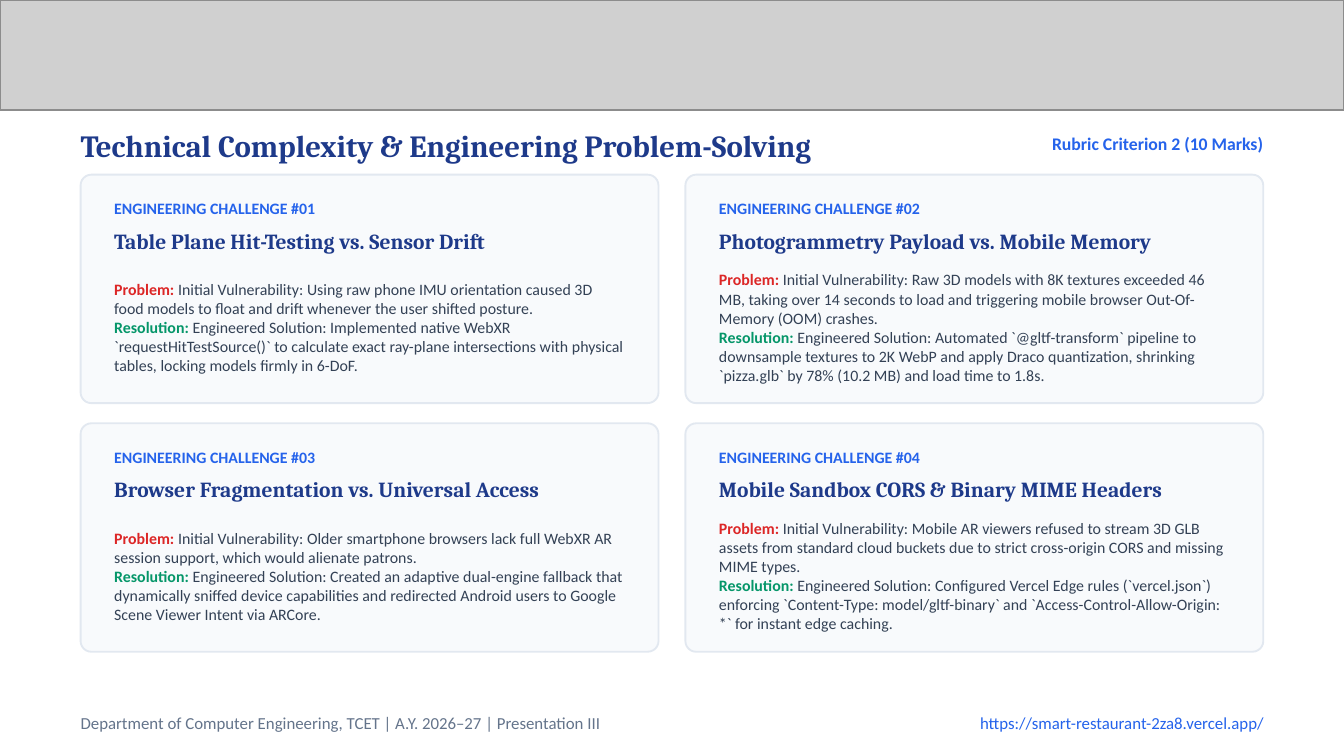
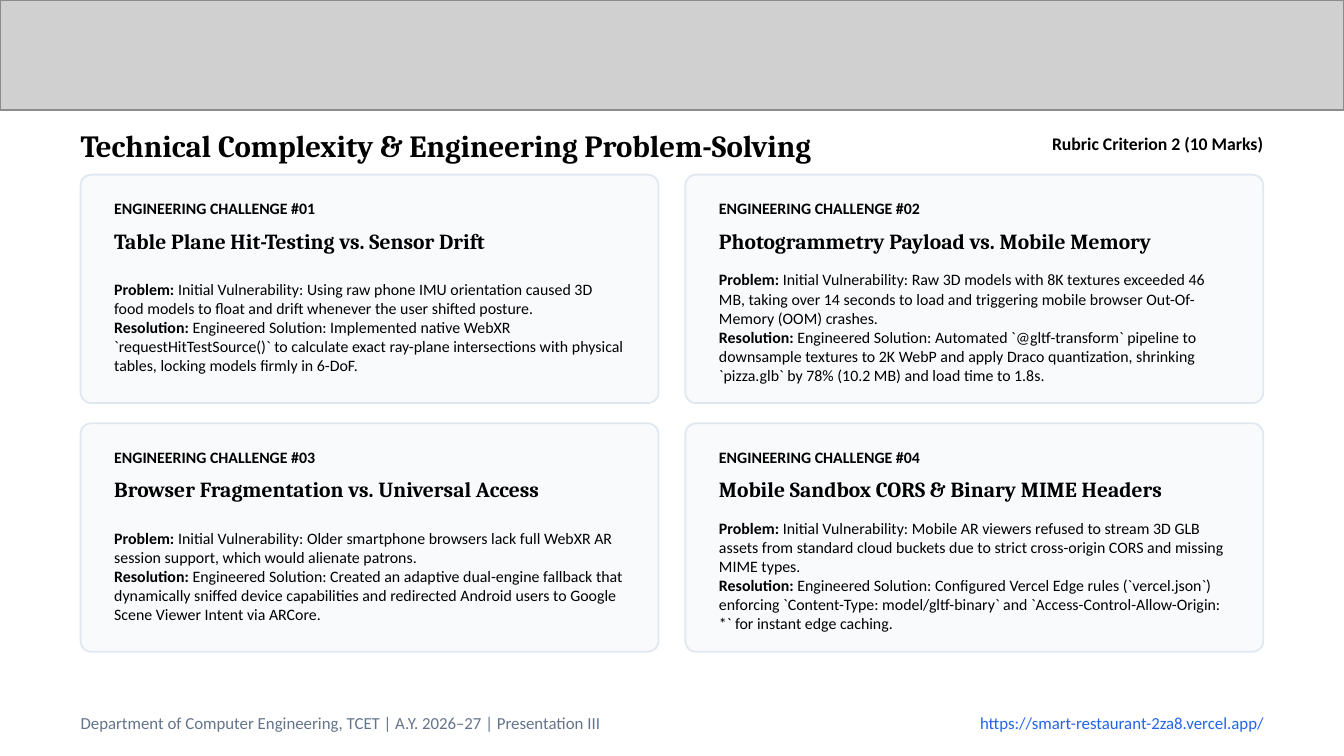
Before and after one commit to MANAV0060/Smart-Restaurant, a slide deck: slide 7 of Smart_Restaurant_Presentation_III.pptx. Drawn at 1344x756 pixels with LibreOffice and Linux fonts; fonts in the diff are those of the drawing; grey boxes stand for pictures. Boxes give left, top, right and bottom in pixels: in the first picture for what was removed or moved away, otherwise in the second. Text is boxed around its words. In the diff, an @@ line names an element or a change of style, - is before the commit and + after.

```diff
--- a/Smart_Restaurant_Presentation_III.pptx
+++ b/Smart_Restaurant_Presentation_III.pptx
@@ text colour #2563EB to #000000 in 5 elements at <box>1052,137,1263,153</box>, <box>114,203,315,214</box>, <box>719,203,920,214</box>, <box>114,452,315,463</box>, <box>719,452,920,463</box> @@
@@ text colour #1E3A8A to #000000 in 5 elements at <box>81,135,811,164</box>, <box>114,233,485,254</box>, <box>719,234,1151,254</box>, <box>114,482,539,502</box>, <box>719,482,1162,502</box> @@
@@ text colour #DC2626 to #000000 in "Problem:"; text colour #334155 to #000000; text colour #059669 to #000000 in "Resolution:" in 4 elements at <box>114,284,623,374</box>, <box>719,274,1205,384</box>, <box>114,533,622,620</box>, <box>719,523,1223,632</box> @@
```
Also in this commit, not shown: 19 other slides changed, 2 other files.
